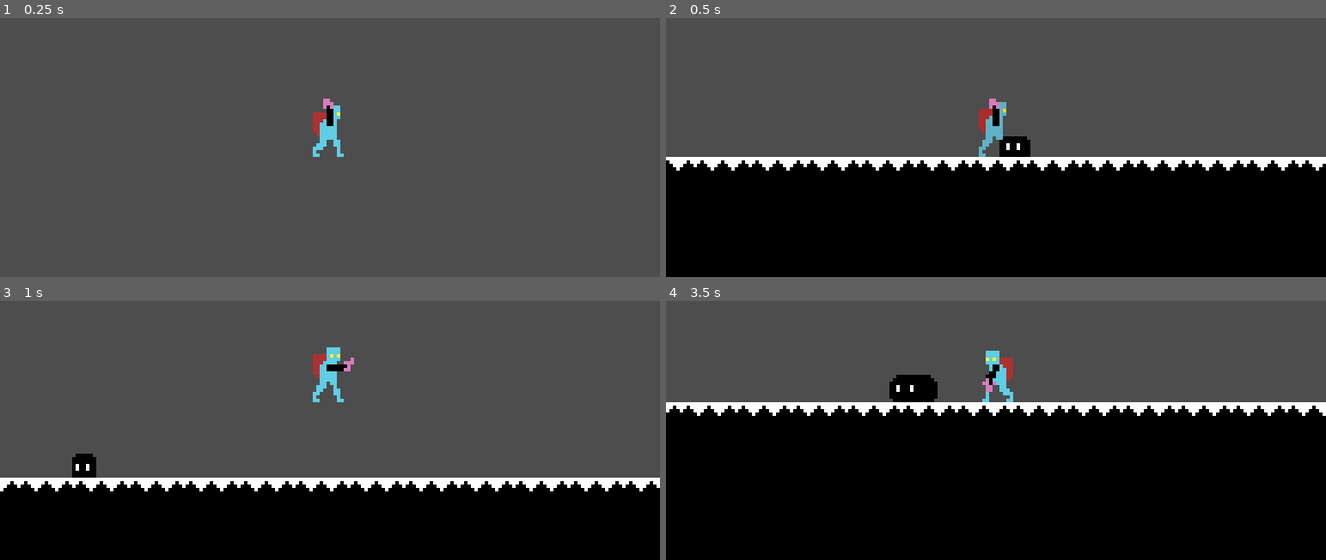
Above: before the commit, frames 1-4 (two rows, left to right).
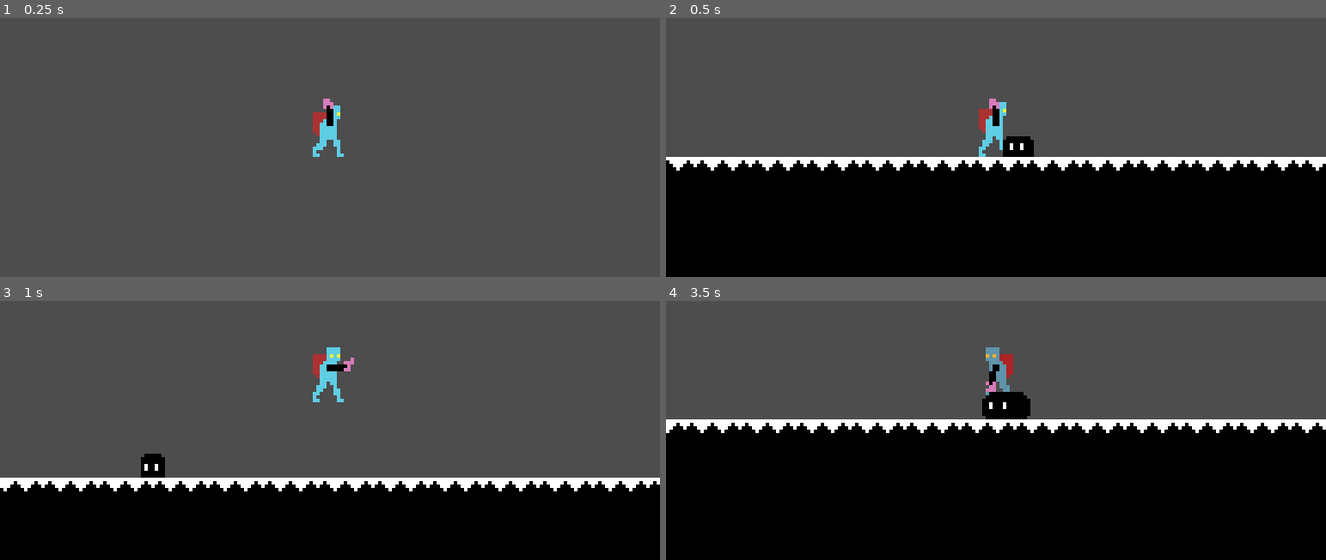
Above: after the commit, the same moments.

Repository: Bbubbee/Qman
Game: Godot game, scene res://scenes/main/main.tscn
Same seed, same stepped clock (60 frames per second), same inputs: the game is played once before the commit and once after it.
Inputs (mouse positions are in pixels of both pictures, inside the frame that each line leads up to):
- Up to frame 1 (0.25 s): no input
- Up to frame 2 (0.5 s): no input
- Up to frame 3 (1 s): tap Enter (ui_accept) at 0.5 s; move the mouse to (475, 355) at 0.52 s; hold D (right) from 0.53 s (still down); hold Enter (ui_accept) from 0.53 s (still down); tap Space (jump) at 0.77, 0.8 s
- Up to frame 4 (3.5 s): tap Space (jump) at 1.07, 1.35, 1.52, 1.82, 2.3, 3.02, 3.32 s; move the mouse to (864, 394) at 1.27 s; release Enter (ui_accept) at 1.28 s; tap Enter (ui_accept) at 1.55, 2.85 s; move the mouse to (outside the picture) at 2.02 s; release D (right) at 2.03 s; press the mouse at (outside the picture) at 2.03 s; hold A (left) 2.03-2.78 s; move the mouse to (963, 448) at 2.77 s; release the mouse at (963, 448) at 2.78 s; hold D (right) from 2.78 s (still down)

Frame 1 is identical in both runs. In frame 2, 0.4% of the frame differs, in the area x 47-56%, y 32-54%; in frame 3, 2.3%; in frame 4, 11%, in the area x 0-100%, y 17-51%.
Error after the commit: Invalid call to function 'force_transition' in base 'Node (state_machine.gd)'. Expected 2 arguments. (res://scenes/player/player.gd:30)

Commit message:
improved state machine, added force state transition

Diff:
--- a/components/h_boxes/health_component.gd
+++ b/components/h_boxes/health_component.gd
@@ -5,10 +5,14 @@
 @export var max_health: float = 5.0
 @onready var health: float = max_health
 
+signal take_dmg_test(attack: Hitbox)
+
 
 func take_damage(attack: Hitbox):
 	# Damage the actor.
 	health -= attack.damage
+
+	take_dmg_test.emit(attack)
 
 	# Handle functionality of getting hit here, if exists.
 	# Usually this means transitioning into a damaged state.
--- a/components/h_boxes/hurt_hit_box.gd
+++ b/components/h_boxes/hurt_hit_box.gd
@@ -14,4 +14,8 @@
 func _on_hitbox_entered(hitbox: Hitbox) -> void:
 	if not hitbox and not health_component: return
 
+	# Get the direction of the hitbox.
+	var direction = self.global_position - hitbox.global_position
+	hitbox.direction = direction.normalized()
+
 	health_component.take_damage(hitbox)
--- a/components/h_boxes/hurtbox.gd
+++ b/components/h_boxes/hurtbox.gd
@@ -10,4 +10,7 @@
 func _on_hitbox_entered(hitbox: Hitbox) -> void:
 	if not hitbox and not health_component: return
 
+	# Set the direction of the hitbox.
+	#print(hitbox.global_position)
+
 	health_component.take_damage(hitbox)
--- a/project.godot
+++ b/project.godot
@@ -33,6 +33,12 @@
 
 [input]
 
+ui_accept={
+"deadzone": 0.5,
+"events": [Object(InputEventKey,"resource_local_to_scene":false,"resource_name":"","device":0,"window_id":0,"alt_pressed":false,"shift_pressed":false,"ctrl_pressed":false,"meta_pressed":false,"pressed":false,"keycode":4194309,"physical_keycode":0,"key_label":0,"unicode":0,"echo":false,"script":null)
+, Object(InputEventKey,"resource_local_to_scene":false,"resource_name":"","device":0,"window_id":0,"alt_pressed":false,"shift_pressed":false,"ctrl_pressed":false,"meta_pressed":false,"pressed":false,"keycode":4194310,"physical_keycode":0,"key_label":0,"unicode":0,"echo":false,"script":null)
+]
+}
 left={
 "deadzone": 0.5,
 "events": [Object(InputEventKey,"resource_local_to_scene":false,"resource_name":"","device":-1,"window_id":0,"alt_pressed":false,"shift_pressed":false,"ctrl_pressed":false,"meta_pressed":false,"pressed":false,"keycode":0,"physical_keycode":65,"key_label":0,"unicode":97,"echo":false,"script":null)
--- a/scenes/enemies/dust_baby/dust_baby.tscn
+++ b/scenes/enemies/baby/dust_baby.tscn
@@ -93,14 +93,14 @@
 [sub_resource type="RectangleShape2D" id="RectangleShape2D_qx3m0"]
 size = Vector2(7, 7)
 
-[node name="DustBaby" instance=ExtResource("1_or3qs")]
+[node name="Baby" instance=ExtResource("1_dbb4b")]
 
 [node name="Collider" parent="." index="0"]
 position = Vector2(0.5, 4.5)
 shape = SubResource("RectangleShape2D_5vxl5")
 
 [node name="Sprite" parent="General" index="0"]
-texture = ExtResource("2_qfgso")
+texture = ExtResource("2_76uyx")
 hframes = 2
 
 [node name="Animator" parent="General" index="1"]
--- a/scenes/enemies/basic_enemy/enemy.tscn
+++ b/scenes/enemies/basic_enemy/enemy.tscn
@@ -1,9 +1,10 @@
-[gd_scene load_steps=12 format=3 uid="uid://d2cp54aqb1i3t"]
+[gd_scene load_steps=13 format=3 uid="uid://d2cp54aqb1i3t"]
 
 [ext_resource type="Script" path="res://scenes/enemies/basic_enemy/enemy.gd" id="1_fs0av"]
 [ext_resource type="PackedScene" uid="uid://lge6t38xhjjm" path="res://components/h_boxes/hurt_hit_box.tscn" id="3_a6rne"]
 [ext_resource type="PackedScene" uid="uid://dv0lxnync3vjn" path="res://components/h_boxes/health_component.tscn" id="4_6btmt"]
 [ext_resource type="Script" path="res://scenes/player/states/state_machine.gd" id="5_clrhi"]
+[ext_resource type="Script" path="res://scenes/enemies/basic_enemy/enemy_follow_state.gd" id="6_8tppr"]
 [ext_resource type="Script" path="res://scenes/enemies/basic_enemy/enemy_wander.gd" id="7_v07kp"]
 [ext_resource type="Script" path="res://scenes/enemies/basic_enemy/enemy_death_state.gd" id="8_pybyw"]
 [ext_resource type="Script" path="res://scenes/enemies/basic_enemy/enemy_damaged.gd" id="8_v0he8"]
@@ -100,6 +101,9 @@
 [node name="Wander" type="Node" parent="StateMachine"]
 script = ExtResource("7_v07kp")
 
+[node name="Follow" type="Node" parent="StateMachine"]
+script = ExtResource("6_8tppr")
+
 [node name="Damaged" type="Node" parent="StateMachine"]
 script = ExtResource("8_v0he8")
 
--- a/scenes/enemies/basic_enemy/enemy_damaged.gd
+++ b/scenes/enemies/basic_enemy/enemy_damaged.gd
@@ -6,15 +6,19 @@
 var animator: AnimationPlayer
 
 
-func enter():
+func enter(_enter_params = null):
 	animator = actor.animator
 	#actor.velocity.x = 0
 	animator.play("damaged")
-	actor.attack_incoming = null
 	timer = cooldown
 
 	# Knockback.
-	actor.velocity.x = 100
+	#actor.velocity.x = 100
+	actor.velocity = actor.attack_incoming.direction * 100
+
+	actor.attack_incoming = null
+
+
 
 
 
--- a/scenes/enemies/basic_enemy/enemy_death_state.gd
+++ b/scenes/enemies/basic_enemy/enemy_death_state.gd
@@ -1,8 +1,7 @@
 extends State
 
 
-func enter():
-	print("im dead")
+func enter(_enter_params = null):
 	actor.animator.play("death")
 
 
--- /dev/null
+++ b/scenes/enemies/basic_enemy/enemy_follow_state.gd
@@ -0,0 +1,29 @@
+extends State
+
+var player: CharacterBody2D
+
+func enter(_enter_params = null):
+	var level = get_tree().current_scene
+	player = level.find_child("Player")
+
+
+func physics_process(delta: float):
+	# Handle gravity.
+	if not actor.is_on_floor(): actor.velocity.y += actor.gravity * delta
+	actor.move_and_slide()
+
+	# Move towards the player.
+	var direction = player.global_position - actor.global_position
+
+	# Stop moving 25 pixels away from the player
+	if direction.x > 0:
+		actor.velocity.x = 1 * actor.SPEED
+	else:
+		actor.velocity.x = -1 * actor.SPEED
+
+	# Once the player is too far away, go to the idle state.
+	if direction.length() > 100:
+		transition.emit(self, "wander")
+
+	if actor.attack_incoming:
+		transition.emit(self, "damaged")
--- a/scenes/enemies/basic_enemy/enemy_wander.gd
+++ b/scenes/enemies/basic_enemy/enemy_wander.gd
@@ -1,17 +1,31 @@
 extends State
 
+var wander_time: float
+var move_direction: int
+var player: Player
 
-func enter():
+func enter(_enter_params = null):
 	if not actor.animator.is_playing():
 		actor.animator.play("idle")
 
+	# Get player.
+	var level = get_tree().current_scene
+	player = level.find_child("Player")
+
+	randomise_wander()
+
+func process(delta: float) -> void:
+	# Wanders around.
+	if wander_time > 0: wander_time -= delta
+	else: randomise_wander()
+
 func physics_process(delta: float) -> void:
-	# Basic movement in one direction.
-	if not actor.is_on_floor():
-		actor.velocity.y += actor.gravity * delta
-	actor.velocity.x = -1 * actor.SPEED
+	# Handle gravity.
+	if not actor.is_on_floor(): actor.velocity.y += actor.gravity * delta
 	actor.move_and_slide()
-	#actor.sprite_2d.flip_h = actor.velocity.x > 0
+
+	# Wander.
+	actor.velocity.x = move_direction * actor.SPEED
 
 	if actor.attack_incoming:
 		transition.emit(self, "damaged")
@@ -19,5 +33,28 @@
 	if actor.has_died:
 		transition.emit(self, "death")
 
+	# Follow the player if close enough.
+	if player:
+		var direction = player.global_position - actor.global_position
+		if direction.length() < 75:
+			transition.emit(self, "follow")
+
 func _on_animator_animation_finished(anim_name: StringName) -> void:
 	actor.animator.play("idle")
+
+## Sets the direction the enemy will wander and the time they will wander
+## in that direction.
+func randomise_wander():
+	move_direction = randi_range(0, 1)
+	if move_direction == 0: move_direction = -1
+	wander_time = randf_range(1, 3)
+
+
+
+#func physics_update(delta):
+	#if enemy: enemy.velocity.x = move_direction * move_speed
+#
+	## Looks for the player. Will follow once close enough.
+	#var direction = player.global_position - enemy.global_position
+	#if direction.length() < 250:
+		#transitioned.emit(self, "follow")
--- a/scenes/main/main.tscn
+++ b/scenes/main/main.tscn
@@ -3,8 +3,8 @@
 [ext_resource type="Script" path="res://scenes/main/main.gd" id="1_8xiv0"]
 [ext_resource type="PackedScene" uid="uid://d0ruhrtm1drso" path="res://scenes/tiles/level_tile_map.tscn" id="2_45t53"]
 [ext_resource type="PackedScene" uid="uid://dpwtpkyvf7juq" path="res://scenes/player/player.tscn" id="3_o4a5t"]
-[ext_resource type="PackedScene" uid="uid://bdxw4ul5106p4" path="res://scenes/enemies/dust/dust.tscn" id="4_cgpj8"]
-[ext_resource type="PackedScene" uid="uid://c1tmlhlu2k430" path="res://scenes/enemies/dust_baby/dust_baby.tscn" id="5_00mne"]
+[ext_resource type="PackedScene" uid="uid://bdxw4ul5106p4" path="res://scenes/enemies/dust/baby.tscn" id="4_cgpj8"]
+[ext_resource type="PackedScene" uid="uid://c1tmlhlu2k430" path="res://scenes/enemies/baby/dust_baby.tscn" id="5_00mne"]
 
 [node name="Main" type="Node2D"]
 script = ExtResource("1_8xiv0")
@@ -23,7 +23,7 @@
 layer_0/tile_data = PackedInt32Array(393216, 65537, 0, 458752, 65537, 1, 524288, 65537, 1, 524289, 65537, 1, 458753, 65 …(54214 unchanged characters)…
 metadata/_edit_lock_ = true
 
-[node name="CharacterBody2D" parent="." instance=ExtResource("3_o4a5t")]
+[node name="Player" parent="." instance=ExtResource("3_o4a5t")]
 
 [node name="Dust" parent="." instance=ExtResource("4_cgpj8")]
 position = Vector2(306, 68)
--- a/scenes/player/player.gd
+++ b/scenes/player/player.gd
@@ -13,7 +13,7 @@
 
 signal damaged
 
-var attack_incoming: Hitbox
+#var attack_incoming: Hitbox
 	# Used to determine when to go to the damaged state.
 	# Made true in health component.
 
@@ -23,3 +23,12 @@
 func _ready() -> void:
 	state_machine.init(self)
 	attack_state_machine.init(self)
+
+
+func _input(event: InputEvent) -> void:
+	if event.is_action_pressed("ui_accept"):
+		state_machine.force_transition("lol")
+
+
+func _on_health_component_take_dmg_test(attack: Hitbox) -> void:
+	state_machine.force_transition("damaged", attack)
--- a/scenes/player/player.tscn
+++ b/scenes/player/player.tscn
@@ -162,5 +162,6 @@
 shape = SubResource("CapsuleShape2D_mpg6y")
 
 [connection signal="animation_finished" from="Animator" to="StateMachine/Move" method="_on_animator_animation_finished"]
+[connection signal="take_dmg_test" from="Components/HealthComponent" to="." method="_on_health_component_take_dmg_test"]
 
 [editable path="Components/Hurtbox"]
--- a/scenes/player/states/damaged.gd
+++ b/scenes/player/states/damaged.gd
@@ -6,10 +6,12 @@
 var cooldown_timer: float
 
 
-func enter():
+func enter(_enter_params = null):
+	var attack = _enter_params
+	print(attack)
+	print("entered damaged state")
 	cooldown_timer = cooldown
 	actor.animator.play("hurt")
-	actor.attack_incoming = null
 
 
 func physics_process(delta: float) -> void:
--- a/scenes/player/states/idle.gd
+++ b/scenes/player/states/idle.gd
@@ -1,7 +1,7 @@
 extends State
 
 
-func enter():
+func enter(_enter_params = null):
 	actor.velocity.x = 0
 
 
@@ -19,5 +19,5 @@
 		actor.velocity.y += actor.gravity * delta
 	actor.move_and_slide()
 
-	if actor.attack_incoming:
-		transition.emit(self, "damaged")
+	#if actor.attack_incoming:
+		#transition.emit(self, "damaged")
--- a/scenes/player/states/jump.gd
+++ b/scenes/player/states/jump.gd
@@ -1,12 +1,17 @@
 extends State
 
 @export var jump_height: float = 200
+
+func enter(_enter_params = null):
+	await get_tree().create_timer(5.0).timeout
+	print("jumping on dat dick")
+
 
 
 func physics_process(_delta: float) -> void:
 	actor.velocity.y = -jump_height
 
-	if actor.attack_incoming:
-		transition.emit(self, "damaged")
+	#if actor.attack_incoming:
+		#transition.emit(self, "damaged")
 
 	transition.emit(self, "move")
--- a/scenes/player/states/move.gd
+++ b/scenes/player/states/move.gd
@@ -2,7 +2,7 @@
 
 
 
-func enter():
+func enter(_enter_params = null):
 	# Only play the move animation if other animations are done.
 	if not actor.animator.is_playing():
 		actor.animator.play("idle")
@@ -27,8 +27,8 @@
 		actor.velocity.y += actor.gravity * delta
 
 	# Handle damaged.
-	if actor.attack_incoming:
-		transition.emit(self, "damaged")
+	#if actor.attack_incoming:
+		#transition.emit(self, "damaged")
 
 
 func on_input(event: InputEvent):
--- a/scenes/player/states/state.gd
+++ b/scenes/player/states/state.gd
@@ -8,7 +8,7 @@
 ## Note: You can't change states in the enter/exit function!
 ## If you think a state might change in the enter/exit
 ## function, declare a variable in that state to check.
-func enter():
+func enter(_enter_params = null):
 	pass
 
 func exit():
--- a/scenes/player/states/state_machine.gd
+++ b/scenes/player/states/state_machine.gd
@@ -5,6 +5,10 @@
 
 @export var initial_state : State
 
+# These are both used to check if we are done transitioning between states.
+# See on_child_transition and force_transition for how.
+signal done_transitioning
+var finished_transitioning: bool = true
 
 ## Readies the state machine.
 func _ready():
@@ -25,7 +29,7 @@
 	# Sets initial state.
 	if initial_state:
 		current_state = initial_state
-		current_state.enter()
+		current_state.enter(null)
 
 
 func _process(delta: float) -> void:
@@ -42,14 +46,36 @@
 
 ## State transition.
 ## Note: You can't change states from the enter function!
-func on_child_transition(state: State, new_state_name: String) -> void:
-	if state != current_state: return
+func on_child_transition(state: State, new_state_name: String, enter_params = null) -> void:
+	finished_transitioning = false
+
+	if state != current_state:
+		finished_transitioning = true
+		return
 
 	# Checks if the new state is invalid.
 	var new_state = states.get(new_state_name.to_lower())
-	if not new_state: return
+	if not new_state:
+		finished_transitioning = true
+		return
 
 	# Leave the current state and go to the next.
 	if current_state: current_state.exit()
-	new_state.enter()
+	new_state.enter(enter_params)
 	current_state = new_state
+
+	finished_transitioning = true
+	done_transitioning.emit()
+
+
+## Safe forced transition.
+## Checks if the
+func force_transition(new_state_name: String, enter_params):
+	#
+	if finished_transitioning:
+		if current_state :
+			current_state.transition.emit(current_state, new_state_name, enter_params)
+	else:
+		await done_transitioning
+		if current_state :
+			current_state.transition.emit(current_state, new_state_name, enter_params)
Not shown: 1 places in scenes/enemies/baby/dust_baby.tscn that only renumber resources
Renamed: scenes/enemies/dust/dust.tscn -> scenes/enemies/dust/baby.tscn
